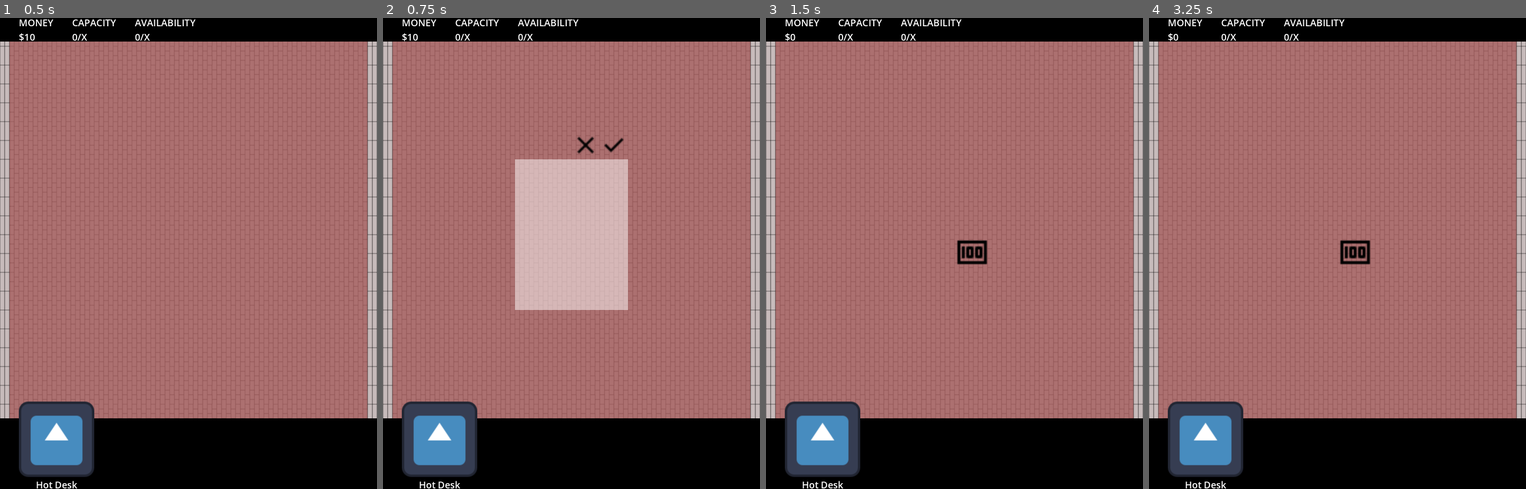
Above: before the commit, frames 1-4 (left to right).
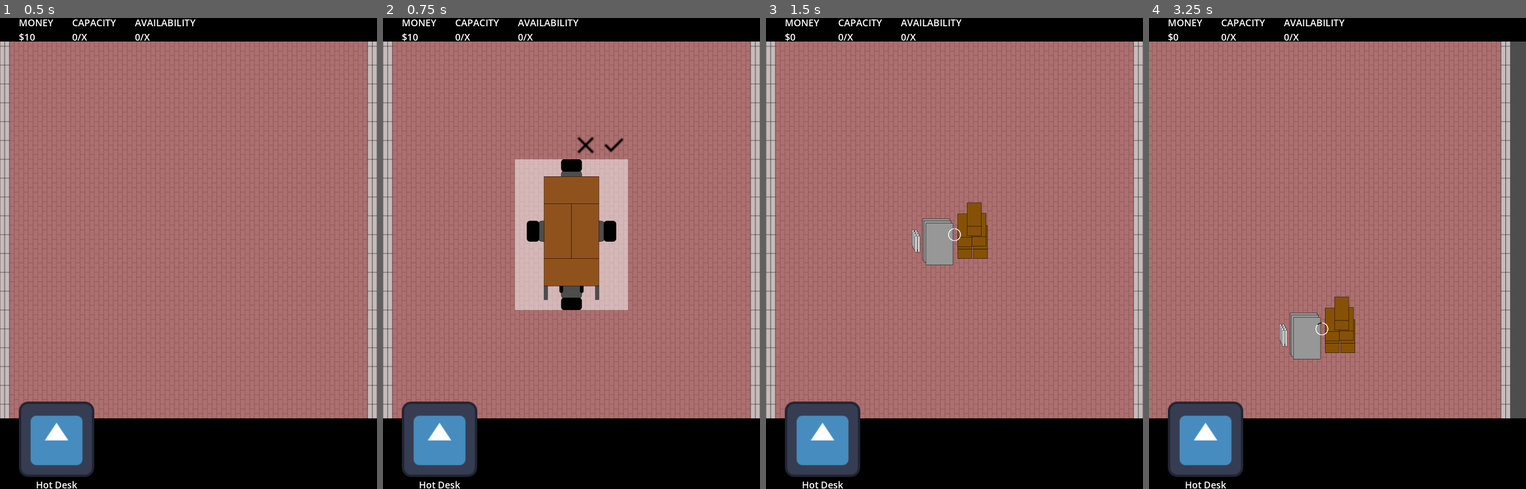
Above: after the commit, the same moments.

Repository: niels-hb/officie-godot
Game: Godot game, scene res://scenes/offices/basic_office_1/basic_office_1.tscn
Same seed, same stepped clock (60 frames per second), same inputs: the game is played once before the commit and once after it. The engine's default icon, where the game draws it, is replaced by a stand-in: a white triangle on a blue panel in a dark square.
Inputs (mouse positions are in pixels of both pictures, inside the frame that each line leads up to):
- Up to frame 1 (0.5 s): no input
- Up to frame 2 (0.75 s): tap Enter at 0.5 s; drag from (439, 451) to (609, 149) at 0.52 s
- Up to frame 3 (1.5 s): click (995, 145) at 1.25 s
- Up to frame 4 (3.25 s): click (1356, 253) at 2.02 s; tap Space at 2.75 s; drag from (1337, 234) to (1318, 347) at 2.77 s

Frame 1 is identical in both runs. In frame 2, 4.4% of the frame differs, in the area x 38-62%, y 30-62%; in frame 3, 1.9%; in frame 4, 15%, in the area x 0-100%, y 5-85%.
Error before the commit: Assertion failed. (res://shared/fsm/timed_state.gd:18)

Commit message:
Update state textures & timings on HotDesk

Diff:
--- a/scenes/rooms/hot_desk/hot_desk.tscn
+++ b/scenes/rooms/hot_desk/hot_desk.tscn
@@ -1,7 +1,10 @@
-[gd_scene load_steps=4 format=3 uid="uid://bblub6od8ep18"]
+[gd_scene load_steps=7 format=3 uid="uid://bblub6od8ep18"]
 
 [ext_resource type="PackedScene" uid="uid://cnj85wi0hskql" path="res://scenes/rooms/active_base_room/active_base_room.tscn" id="1_we34l"]
 [ext_resource type="Texture2D" uid="uid://328jc0s445me" path="res://assets/rooms/hot_desks/hot_desk_1.png" id="2_s72ps"]
+[ext_resource type="Texture2D" uid="uid://dmhvcq8dsasej" path="res://assets/rooms/hot_desks/hot_desk_1_building.png" id="3_litum"]
+[ext_resource type="Texture2D" uid="uid://bi5rr2gea2ncn" path="res://assets/rooms/hot_desks/hot_desk_1_occupied.png" id="3_qnmsi"]
+[ext_resource type="Texture2D" uid="uid://dwv7cet4ful7k" path="res://assets/rooms/hot_desks/hot_desk_1_dirty.png" id="5_arvva"]
 
 [sub_resource type="RectangleShape2D" id="RectangleShape2D_mnae5"]
 size = Vector2(384, 512)
@@ -27,5 +30,38 @@
 offset_top = -352.0
 offset_bottom = -328.0
 
-[node name="Sprite2D" parent="." index="2"]
+[node name="Image" parent="." index="2"]
 texture = ExtResource("2_s72ps")
+
+[node name="CollectMoneyButton" parent="." index="3"]
+offset_left = -60.0
+offset_top = -388.0
+offset_right = -36.0
+offset_bottom = -364.0
+
+[node name="StateProgressIndicator" parent="." index="4"]
+offset_left = -23.0
+offset_top = -23.0
+offset_right = 1001.0
+offset_bottom = 1001.0
+
+[node name="Building" parent="StateMachine" index="1"]
+texture_on_enter = ExtResource("3_litum")
+min_time = 10
+max_time = 20
+
+[node name="Ready" parent="StateMachine" index="2"]
+texture_on_enter = ExtResource("2_s72ps")
+min_time = 2
+max_time = 10
+
+[node name="Occupied" parent="StateMachine" index="3"]
+texture_on_enter = ExtResource("3_qnmsi")
+texture_on_exit = ExtResource("5_arvva")
+min_time = 10
+max_time = 60
+
+[node name="Dirty" parent="StateMachine" index="5"]
+texture_on_enter = ExtResource("5_arvva")
+min_time = 2
+max_time = 4
